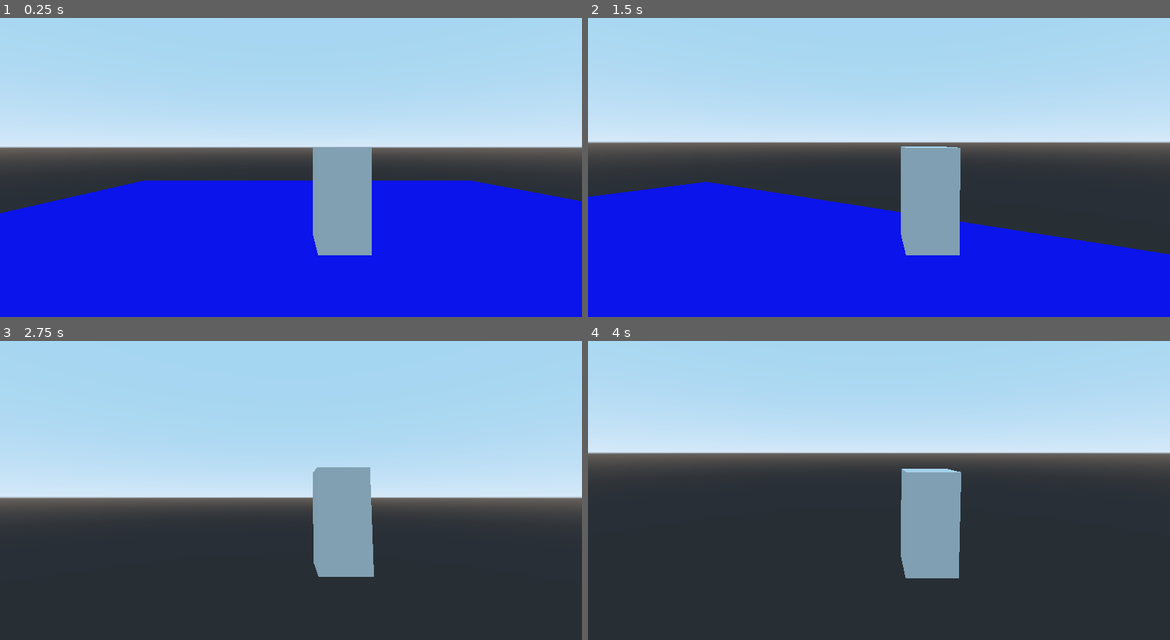
Above: before the commit, frames 1-4 (two rows, left to right).
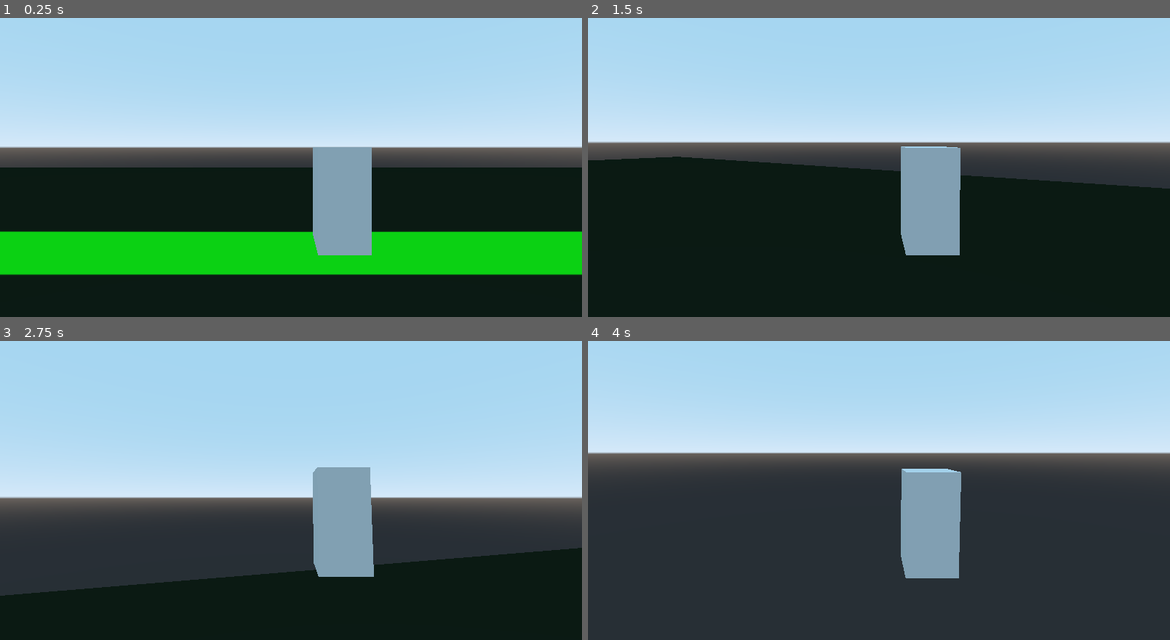
Above: after the commit, the same moments.

Repository: Paulpanther/MultiplayerTowerDefense
Game: Godot game, scene res://game/game.tscn
The game is run twice, just before and just after one commit, with the same random seed, the same clock (stepped at 60 frames per second) and the same inputs.
Inputs (mouse positions are in pixels of both pictures, inside the frame that each line leads up to):
- Up to frame 1 (0.25 s): no input
- Up to frame 2 (1.5 s): tap Enter (ui_accept) at 0.5, 0.77 s; move the mouse to (908, 146) at 0.52 s; hold Q (camera_left) 0.53-1.28 s; hold W (move_forward) from 0.53 s (still down); click (908, 146) at 0.67 s; move the mouse to (849, 149) at 1.27 s; tap E (camera_right) at 1.35 s
- Up to frame 3 (2.75 s): keep holding W (move_forward); tap Enter (ui_accept) at 1.52 s; move the mouse to (302, 463) at 2.02 s; hold Q (camera_left) from 2.03 s (still down)
- Up to frame 4 (4 s): keep holding W (move_forward); move the mouse to (873, 475) at 2.77 s; release Q (camera_left) at 2.78 s; tap E (camera_right) at 2.85 s; click (873, 475) at 2.92 s; tap Enter (ui_accept) at 3.02, 3.5, 3.77 s; move the mouse to (919, 475) at 3.52 s; hold Q (camera_left) from 3.53 s (still down)

The runs differ from the first frame. In frame 1, 47% of the frame differs, in the area x 0-100%, y 50-100%; in frame 2, 46%; in frame 3, 22%; in frame 4, nothing differs.

Commit message:
add level mesh and moxing enemy

Diff:
--- /dev/null
+++ b/level/level0/assets/enemy_path_0.tres
@@ -0,0 +1,7 @@
+[gd_resource type="Curve3D" format=2]
+
+[resource]
+_data = {
+"points": PoolVector3Array( 0, 0, 0, 0, 0, 0, -40, 0, 0, 0, 0, 0, 0, 0, 0, 40, 0, 0 ),
+"tilts": PoolRealArray( 0, 0 )
+}
--- a/level/level0/level0.tscn
+++ b/level/level0/level0.tscn
@@ -1,34 +1,33 @@
-[gd_scene load_steps=6 format=2]
+[gd_scene load_steps=8 format=2]
 
 [ext_resource path="res://level/level0/levelController.gd" type="Script" id=1]
+[ext_resource path="res://level/level0/assets/map.obj" type="ArrayMesh" id=2]
+[ext_resource path="res://level/level0/textures/map_texture.png" type="Texture" id=3]
+[ext_resource path="res://level/level0/assets/enemy_path_0.tres" type="Curve3D" id=4]
 
-[sub_resource type="Curve3D" id=1]
-_data = {
-"points": PoolVector3Array(  ),
-"tilts": PoolRealArray(  )
-}
+[sub_resource type="CylinderMesh" id=4]
 
 [sub_resource type="BoxShape" id=2]
 extents = Vector3( 10, 0.05, 10 )
 
-[sub_resource type="CubeMesh" id=3]
-size = Vector3( 20, 0.1, 20 )
-
-[sub_resource type="SpatialMaterial" id=4]
-albedo_color = Color( 0, 0.0392157, 1, 1 )
+[sub_resource type="SpatialMaterial" id=3]
+albedo_texture = ExtResource( 3 )
 
 [node name="level_0_spatial" type="Spatial"]
 script = ExtResource( 1 )
 
 [node name="enemy_path" type="Path" parent="."]
-curve = SubResource( 1 )
+curve = ExtResource( 4 )
 
 [node name="enemy_path_follow" type="PathFollow" parent="enemy_path"]
+transform = Transform( 1, 0, 0, 0, 1, 0, 0, 0, 1, -40, 0, 0 )
 
-[node name="RigidBody" type="RigidBody" parent="enemy_path/enemy_path_follow"]
+[node name="StaticBody" type="StaticBody" parent="enemy_path/enemy_path_follow"]
 
-[node name="CSGSphere" type="CSGSphere" parent="enemy_path/enemy_path_follow/RigidBody"]
-radius = 0.115
+[node name="MeshInstance" type="MeshInstance" parent="enemy_path/enemy_path_follow/StaticBody"]
+transform = Transform( 1, 0, 0, 0, 1, 0, 0, 0, 1, 0, 1.05009, 0 )
+mesh = SubResource( 4 )
+material/0 = null
 
 [node name="StaticBody" type="StaticBody" parent="."]
 
@@ -36,5 +35,5 @@
 shape = SubResource( 2 )
 
 [node name="MeshInstance" type="MeshInstance" parent="StaticBody"]
-mesh = SubResource( 3 )
-material/0 = SubResource( 4 )
+mesh = ExtResource( 2 )
+material/0 = SubResource( 3 )
--- /dev/null
+++ b/level/level0/textures/map_texture.svg
@@ -0,0 +1,81 @@
+<?xml version="1.0" encoding="UTF-8" standalone="no"?>
+<!-- Created with Inkscape (http://www.inkscape.org/) -->
+
+<svg
+   xmlns:dc="http://purl.org/dc/elements/1.1/"
+   xmlns:cc="http://creativecommons.org/ns#"
+   xmlns:rdf="http://www.w3.org/1999/02/22-rdf-syntax-ns#"
+   xmlns:svg="http://www.w3.org/2000/svg"
+   xmlns="http://www.w3.org/2000/svg"
+   xmlns:sodipodi="http://sodipodi.sourceforge.net/DTD/sodipodi-0.dtd"
+   xmlns:inkscape="http://www.inkscape.org/namespaces/inkscape"
+   width="2000mm"
+   height="1000mm"
+   viewBox="0 0 2000 1000"
+   version="1.1"
+   id="svg8"
+   inkscape:export-filename="/home/loubs/Making/games/GameJam_TD/MultiplayerTowerDefense/level/level0/textures/map_texture.png"
+   inkscape:export-xdpi="96"
+   inkscape:export-ydpi="96"
+   inkscape:version="0.92.5 (2060ec1f9f, 2020-04-08)"
+   sodipodi:docname="map_texture.svg">
+  <defs
+     id="defs2" />
+  <sodipodi:namedview
+     id="base"
+     pagecolor="#ffffff"
+     bordercolor="#666666"
+     borderopacity="1.0"
+     inkscape:pageopacity="0.0"
+     inkscape:pageshadow="2"
+     inkscape:zoom="0.175"
+     inkscape:cx="3402.5136"
+     inkscape:cy="1808.1022"
+     inkscape:document-units="mm"
+     inkscape:current-layer="layer1"
+     showgrid="false"
+     inkscape:window-width="1920"
+     inkscape:window-height="1015"
+     inkscape:window-x="1920"
+     inkscape:window-y="0"
+     inkscape:window-maximized="1" />
+  <metadata
+     id="metadata5">
+    <rdf:RDF>
+      <cc:Work
+         rdf:about="">
+        <dc:format>image/svg+xml</dc:format>
+        <dc:type
+           rdf:resource="http://purl.org/dc/dcmitype/StillImage" />
+        <dc:title></dc:title>
+      </cc:Work>
+    </rdf:RDF>
+  </metadata>
+  <g
+     inkscape:label="Layer 1"
+     inkscape:groupmode="layer"
+     id="layer1"
+     transform="translate(0,703)">
+    <rect
+       style="fill:#001600;fill-opacity:1;stroke-width:0.26458332"
+       id="rect4528"
+       width="2000"
+       height="1000"
+       x="0"
+       y="-703" />
+    <rect
+       style="fill:#001600;fill-opacity:1;stroke-width:0.26458332"
+       id="rect4530"
+       width="263.07141"
+       height="33.261906"
+       x="772.58331"
+       y="-167.15477" />
+    <rect
+       style="fill:#00ff00;fill-opacity:1;stroke-width:0.26458332"
+       id="rect4532"
+       width="2000"
+       height="50"
+       x="0"
+       y="-228" />
+  </g>
+</svg>
Not shown, added: level/level0/assets/map.obj
Not shown, added: level/level0/assets/map.obj.import
Binary file added: level/level0/textures/map_texture.png
Not shown, added: level/level0/textures/map_texture.png.import
Not shown, added: level/level0/textures/map_texture.svg.import
